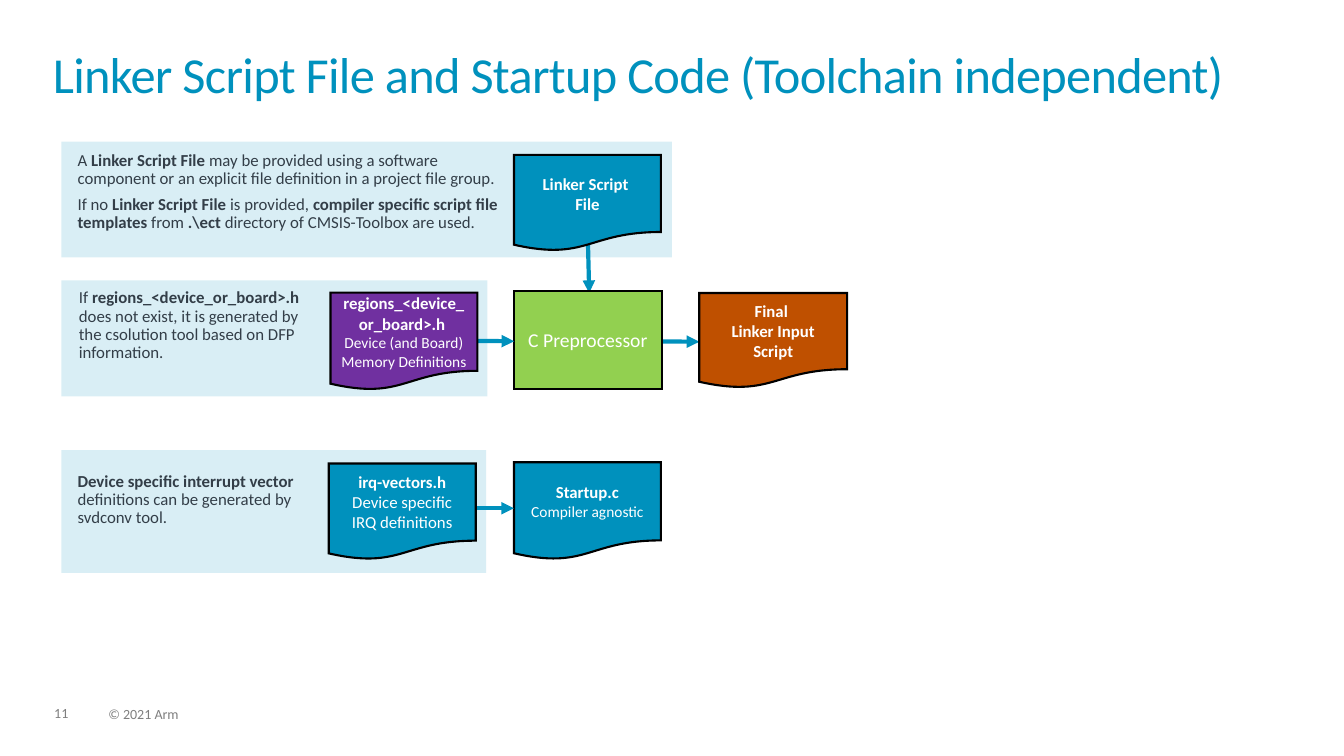
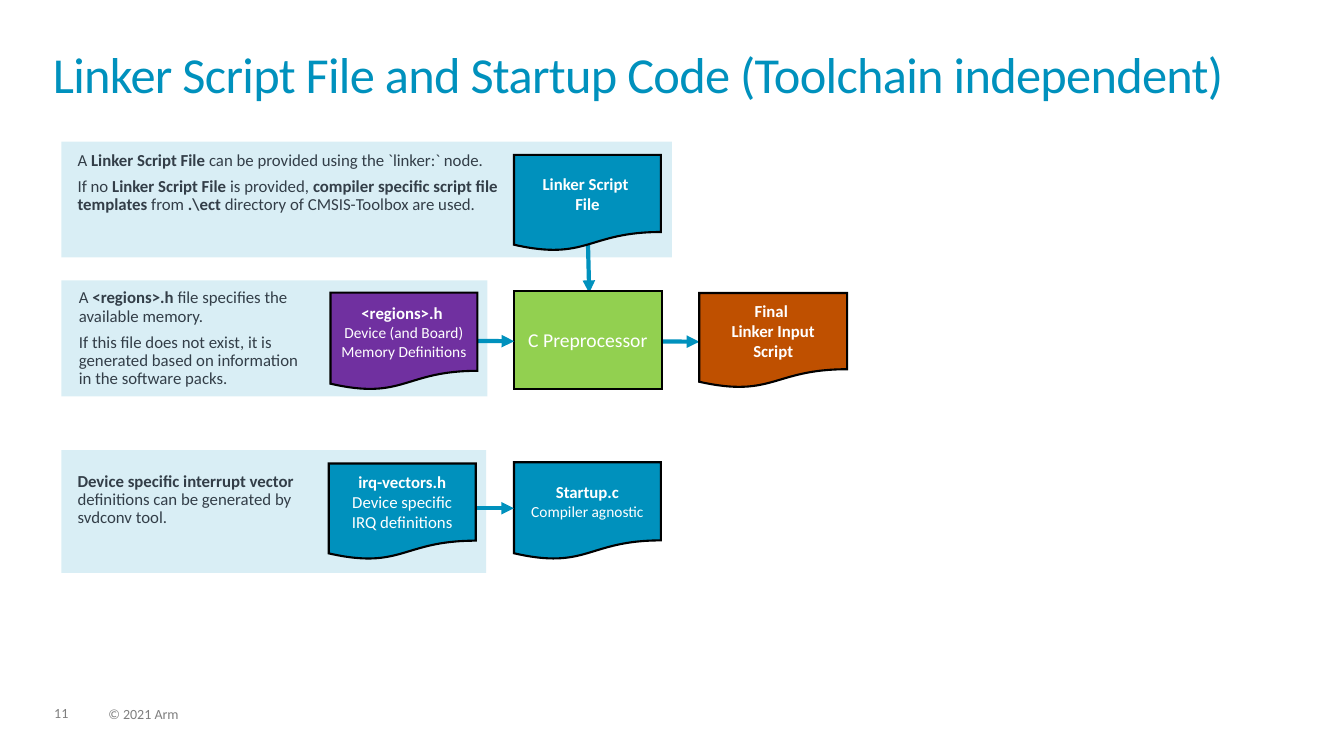
Before and after one commit to Open-CMSIS-Pack/devtools, a slide deck: slide 11 of tools/projmgr/docs/Manual/images/overview.pptx. Drawn at 1344x756 pixels with LibreOffice and Linux fonts; fonts in the diff are those of the drawing. Boxes give left, top, right and bottom in pixels: in the first picture for what was removed or moved away, otherwise in the second. Text is boxed around its words. In the diff, an @@ line names an element or a change of style, - is before the commit and + after.

Commit message:
Manual Updates (Scope of CMSIS-Toolbox 2.0) (#738)
Clarified scope of CMSIS-Toolbox 2.0
Minor manual corrections
Added:
  - Linker Script Management
  - Reference Example Framework

```diff
--- a/tools/projmgr/docs/Manual/images/overview.pptx
+++ b/tools/projmgr/docs/Manual/images/overview.pptx
@@ text at [78,154,483,169]: text changed @@
-A Linker Script File may be provided using a software component or an explicit file definition in a project file group.
+A Linker Script File can be provided using the `linker:` node.
@@ text at [79,291,298,387]: text changed @@
-If regions_<device_or_board>.h does not exist, it is generated by the csolution tool based on DFP information.
+A <regions>.h file specifies the available memory.
+If this file does not exist, it is generated based on information
+in the software packs.
@@ text in flow chart document at [341,307,467,360]: text changed @@
-regions_<device_or_board>.h
-Device (and Board)
-Memory Definitions
+<regions>.h
+Device (and Board)
+Memory Definitions
```
Also in this commit, not shown: 1 other slide changed, 3 slides added, 10 other files.
